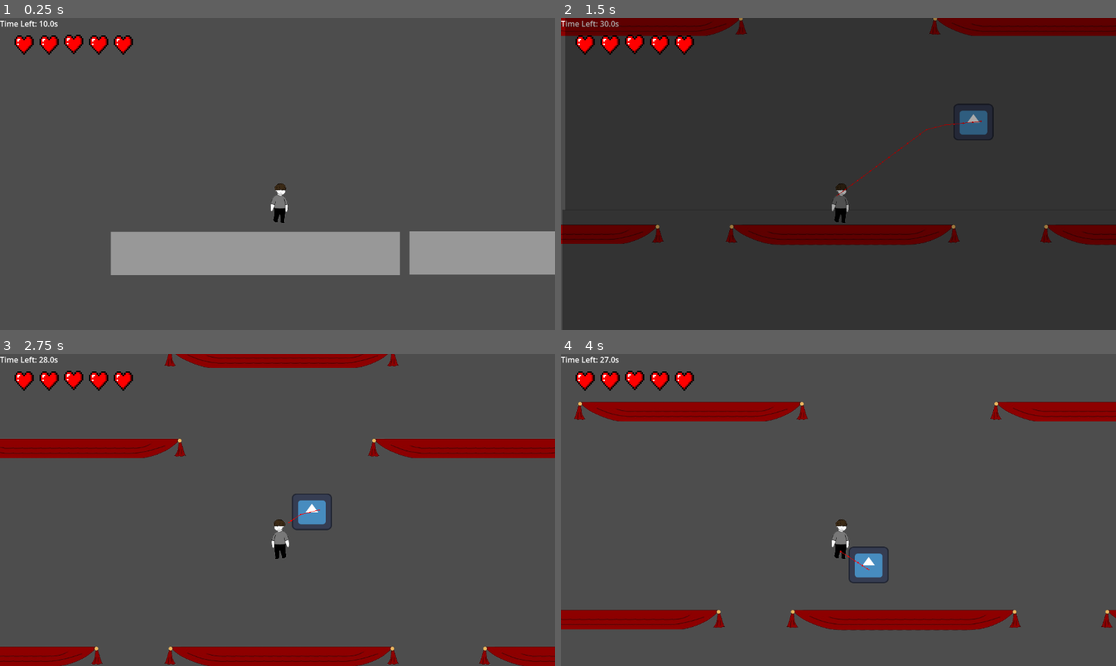
Above: before the commit, frames 1-4 (two rows, left to right).
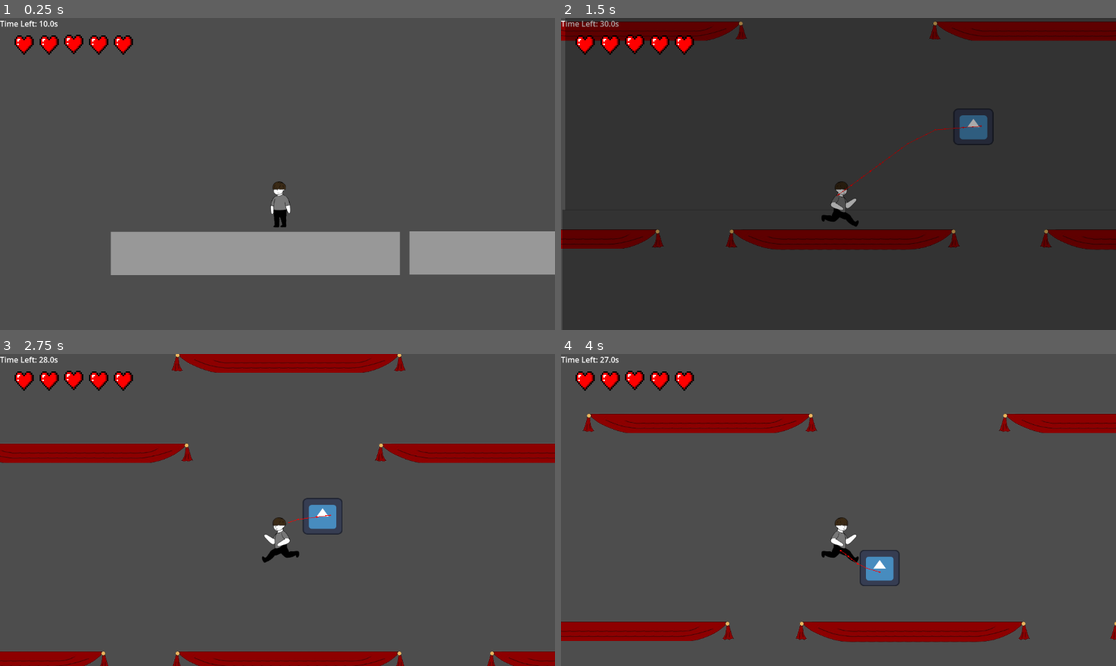
Above: after the commit, the same moments.

Repository: UmbraSky/Scopophobia-Game-Jam
Game: Godot game, scene res://scenes/main.tscn
Two runs of this game, one before a commit and one after it. Both use one fixed random seed, a clock stepped at 60 frames per second and the inputs below. The engine's default icon, where the game draws it, is replaced by a stand-in: a white triangle on a blue panel in a dark square.
Inputs (mouse positions are in pixels of both pictures, inside the frame that each line leads up to):
- Up to frame 1 (0.25 s): no input
- Up to frame 2 (1.5 s): tap Enter (ui_accept) at 0.5, 0.77 s; move the mouse to (960, 158) at 0.52 s; hold Right (ui_right) from 0.53 s (still down); click (960, 158) at 0.67 s; move the mouse to (727, 189) at 1.27 s
- Up to frame 3 (2.75 s): tap Enter (ui_accept) at 1.52 s; move the mouse to (333, 441) at 2.02 s; release Right (ui_right) at 2.03 s; hold Left (ui_left) from 2.03 s (still down)
- Up to frame 4 (4 s): move the mouse to (810, 572) at 2.77 s; release Left (ui_left) at 2.78 s; hold Right (ui_right) from 2.78 s (still down); click (810, 572) at 2.92 s; tap Enter (ui_accept) at 3.02, 3.77 s; move the mouse to (1005, 556) at 3.52 s

The runs differ from the first frame. In frame 1, 0.2% of the frame differs, in the area x 48-53%, y 52-68%; in frame 2, 5.3%; in frame 3, 6.8%; in frame 4, 12%, in the area x 0-100%, y 15-93%.

Commit message:
Running Animation

Diff:
--- a/scopophobia/scenes/player.tscn
+++ b/scopophobia/scenes/player.tscn
@@ -1,13 +1,37 @@
-[gd_scene load_steps=5 format=3 uid="uid://foetv4uekqc"]
+[gd_scene load_steps=8 format=3 uid="uid://foetv4uekqc"]
 
 [ext_resource type="Script" uid="uid://bjmt5scm5nj1p" path="res://scripts/player.gd" id="1_g2els"]
-[ext_resource type="Texture2D" uid="uid://c8yw0mmcguces" path="res://images/player_scopophobia.png" id="2_g2els"]
+[ext_resource type="Texture2D" uid="uid://dfm62db5ndqlp" path="res://images/output-onlinepngtools.png" id="2_dqkch"]
+[ext_resource type="Texture2D" uid="uid://dhuqmr8gspewn" path="res://images/Untitled108_20250413111950-removebg-preview.png" id="3_qlg0r"]
+[ext_resource type="Texture2D" uid="uid://cr0jp1ekbn8pe" path="res://images/Untitled108_20250413112008-removebg-preview.png" id="4_tuyoq"]
+
+[sub_resource type="SpriteFrames" id="SpriteFrames_qlg0r"]
+animations = [{
+"frames": [{
+"duration": 1.0,
+"texture": ExtResource("2_dqkch")
+}],
+"loop": true,
+"name": &"Idle",
+"speed": 5.0
+}, {
+"frames": [{
+"duration": 1.0,
+"texture": ExtResource("3_qlg0r")
+}, {
+"duration": 1.0,
+"texture": ExtResource("4_tuyoq")
+}],
+"loop": true,
+"name": &"Run",
+"speed": 5.0
+}]
 
 [sub_resource type="RectangleShape2D" id="RectangleShape2D_g2els"]
-size = Vector2(78, 150)
+size = Vector2(154.058, 179.423)
 
 [sub_resource type="RectangleShape2D" id="RectangleShape2D_qhqgy"]
-size = Vector2(81, 152)
+size = Vector2(75.2395, 132.564)
 
 [node name="player" type="CharacterBody2D" groups=["player"]]
 position = Vector2(-152, 170)
@@ -15,14 +39,15 @@
 collision_mask = 3
 script = ExtResource("1_g2els")
 
-[node name="Sprite2D" type="Sprite2D" parent="."]
-position = Vector2(-2.38419e-07, -9.53674e-07)
-scale = Vector2(0.7, 0.7)
-texture = ExtResource("2_g2els")
-flip_h = true
+[node name="AnimatedSprite2D" type="AnimatedSprite2D" parent="."]
+sprite_frames = SubResource("SpriteFrames_qlg0r")
+animation = &"Run"
+autoplay = "Idle"
+frame = 1
+frame_progress = 0.10245
 
 [node name="CollisionShape2D" type="CollisionShape2D" parent="."]
-position = Vector2(-1, 26)
+position = Vector2(4, 29)
 scale = Vector2(0.856819, 0.925187)
 shape = SubResource("RectangleShape2D_g2els")
 
@@ -37,6 +62,6 @@
 scale = Vector2(2.03206, 1.34533)
 
 [node name="CollisionShape2D" type="CollisionShape2D" parent="Area2D"]
-position = Vector2(151.5, -170)
+position = Vector2(153.785, -167.617)
 scale = Vector2(0.856819, 0.925187)
 shape = SubResource("RectangleShape2D_qhqgy")
--- a/scopophobia/scripts/player.gd
+++ b/scopophobia/scripts/player.gd
@@ -7,7 +7,7 @@
 @export var deceleration := 600.0  # How quickly the player decelerates when not moving
 
 @onready var timer: Timer = $Timer
-@onready var sprite_2d: Sprite2D = $Sprite2D
+@onready var sprite_2d: AnimatedSprite2D = $AnimatedSprite2D
 
 var current_platform_id: int
 var platform_scenes := {}
@@ -79,6 +79,12 @@
 	if direction < 0:
 		sprite_2d.flip_h = false
 
+	var run_state : bool = false
+	if (direction < 0 or direction > 0) and sprite_2d.animation != "Run":
+		print("Running")
+		sprite_2d.play("Run")
+	elif direction == 0:
+		sprite_2d.play("Idle")
 	move_and_slide()
 
 func _on_timer_timeout():
Binary file added: scopophobia/images/Untitled108_20250413111950-removebg-preview.png
Not shown, added: scopophobia/images/Untitled108_20250413111950-removebg-preview.png.import
Binary file added: scopophobia/images/Untitled108_20250413112008-removebg-preview.png
Not shown, added: scopophobia/images/Untitled108_20250413112008-removebg-preview.png.import
Binary file added: scopophobia/images/output-onlinepngtools.png
Not shown, changed: scopophobia/images/output-onlinepngtools.png.import
Binary file removed: scopophobia/images/player_scopophobia.png
